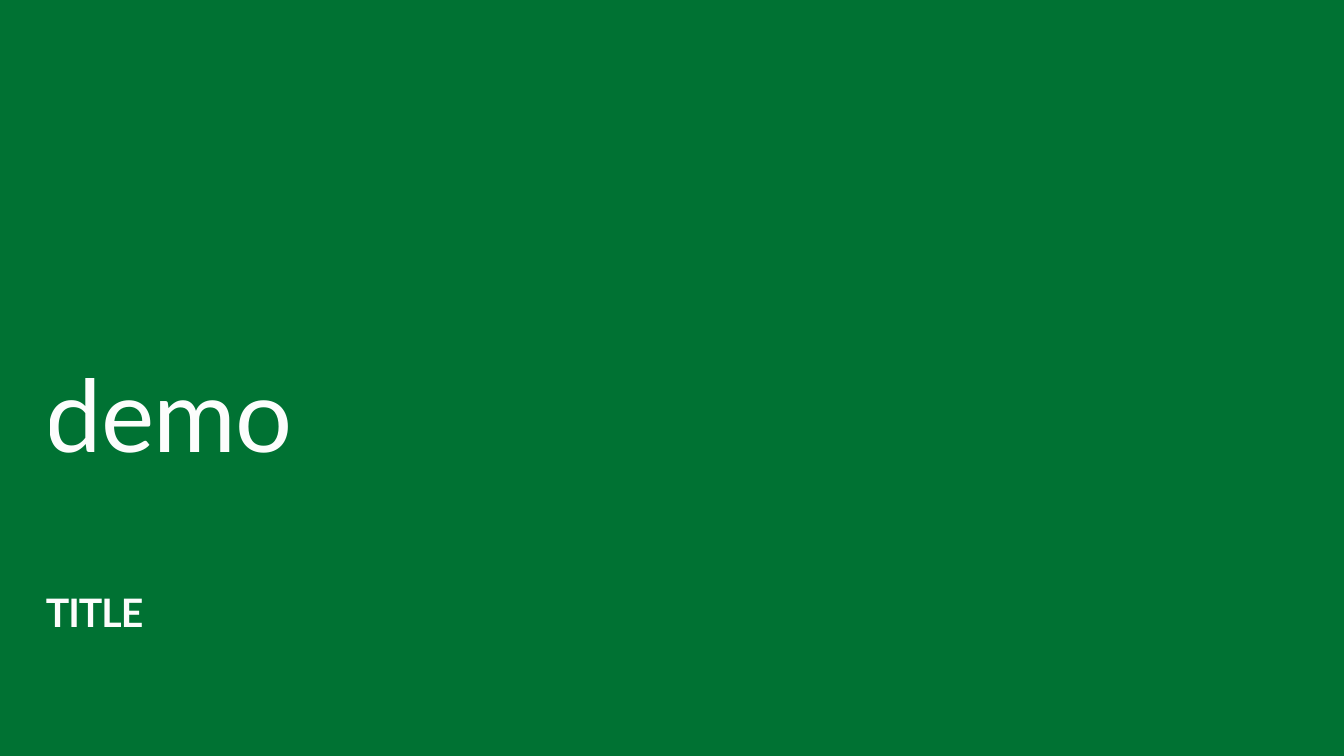
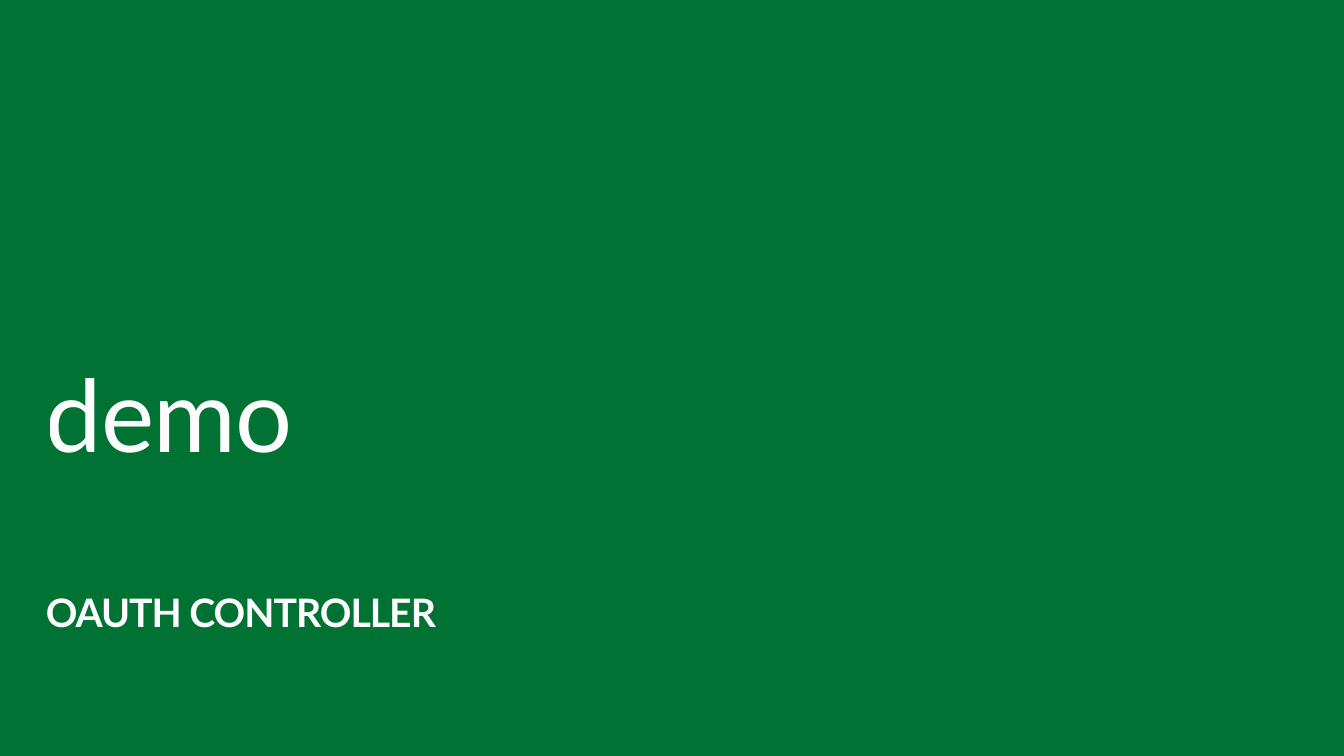
Before and after one commit to OfficeDev/TrainingContent, a slide deck: slide 69 of O3652-7 Deep Dive into Security and OAuth/O3652-7 Deep Dive into Security and OAuth.pptx (slide 21 before the commit). Drawn at 1344x756 pixels with LibreOffice and Linux fonts; fonts in the diff are those of the drawing. Boxes give left, top, right and bottom in pixels: in the first picture for what was removed or moved away, otherwise in the second. Text is boxed around its words. In the diff, an @@ line names an element or a change of style, - is before the commit and + after.

```diff
--- a/O3652-7 Deep Dive into Security and OAuth/O3652-7 Deep Dive into Security and OAuth.pptx
+++ b/O3652-7 Deep Dive into Security and OAuth/O3652-7 Deep Dive into Security and OAuth.pptx
@@ subtitle at (x1=46, y1=598, x2=436, y2=628): text changed @@
-TITLE
+OAUTH CONTROLLER
```
Also in this commit, not shown: 12 other slides changed, 49 slides added, 13 slides removed.
